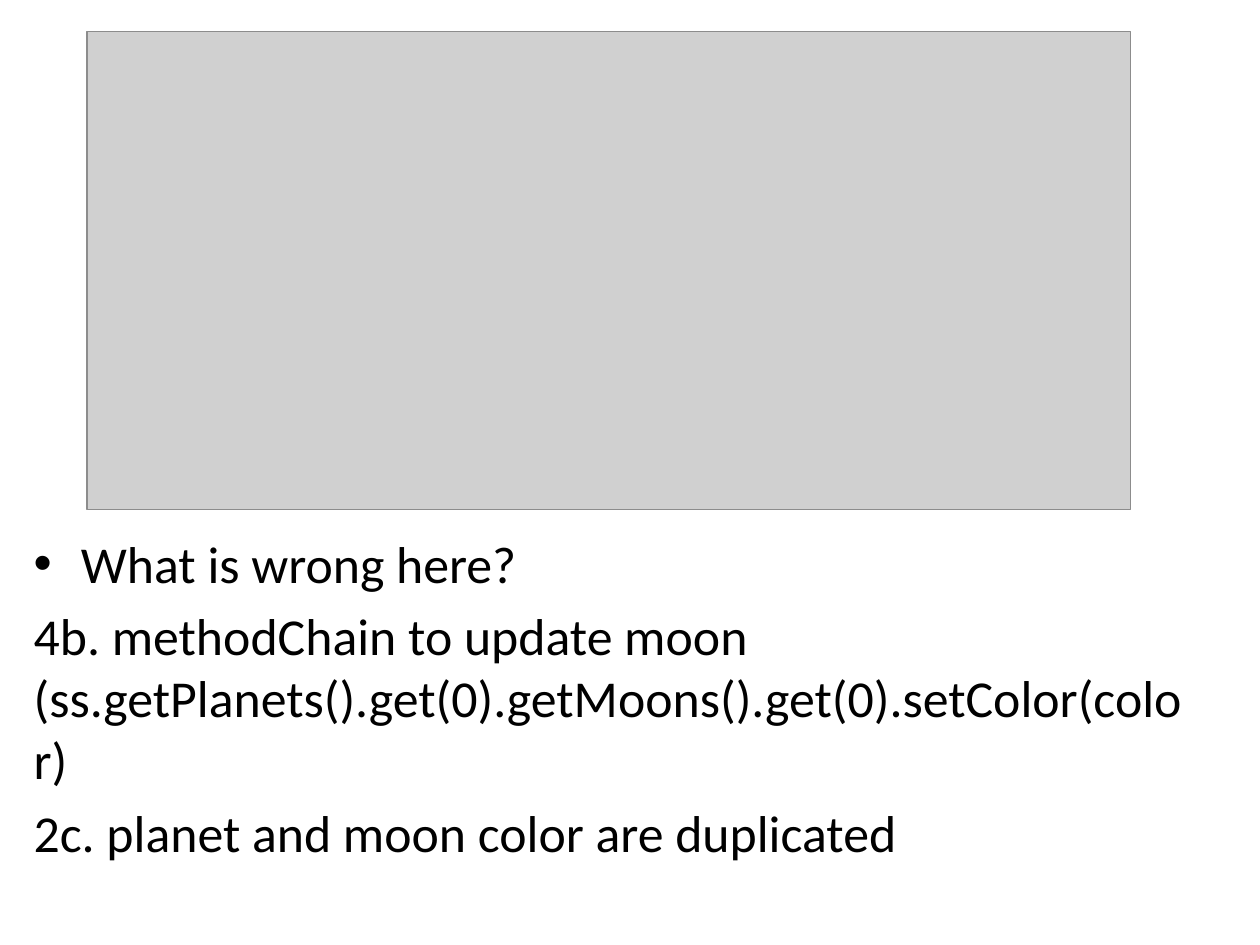
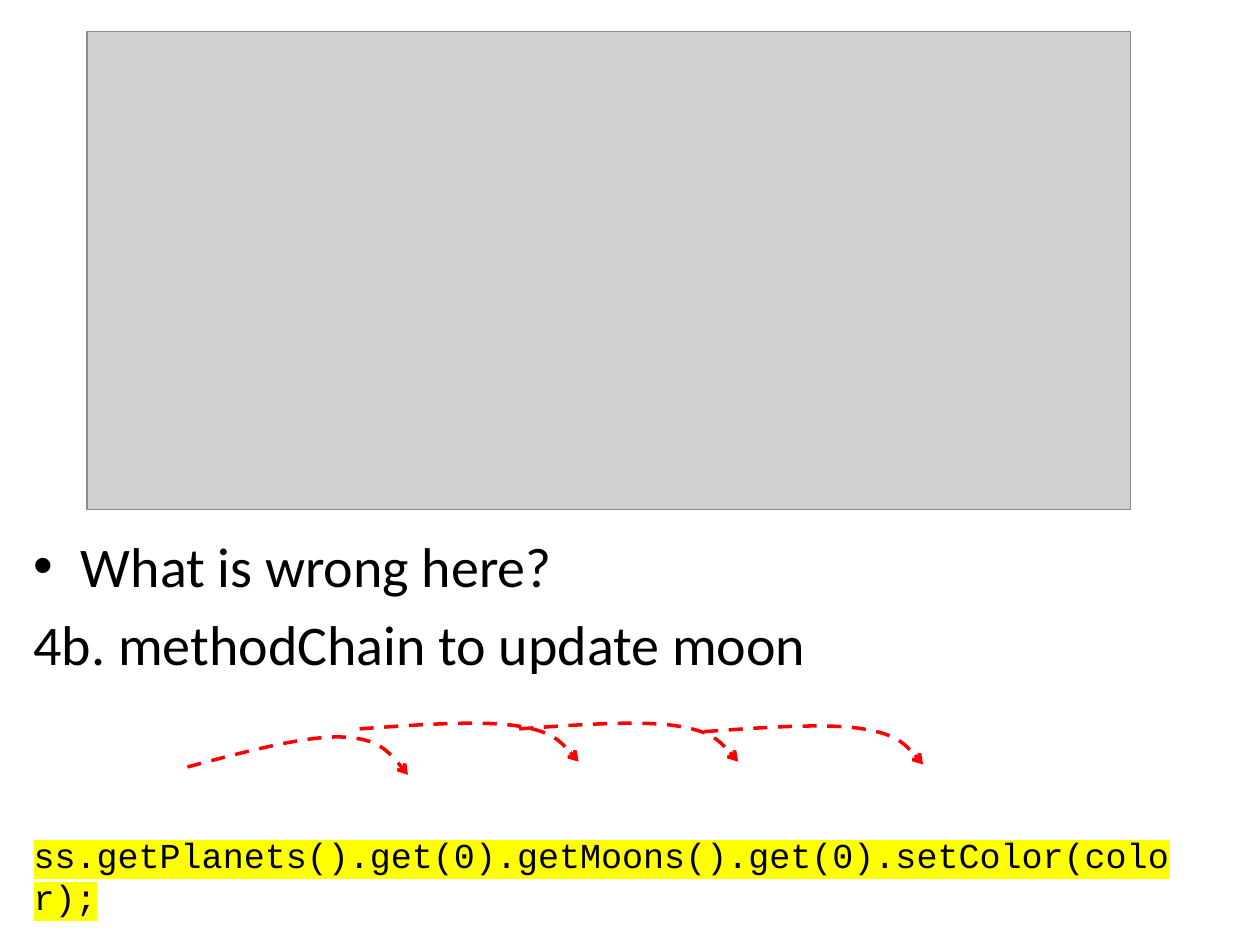
Before and after one commit to RHIT-CSSE/csse220, a slide deck: slide 34 of ClassMaterials/CohesionAndCoupling/Slides/Cohesion_And_Coupling.pptx (slide 29 before the commit). Drawn at 1260x945 pixels with LibreOffice and Linux fonts; fonts in the diff are those of the drawing; grey boxes stand for pictures. Boxes give left, top, right and bottom in pixels: in the first picture for what was removed or moved away, otherwise in the second. Text is boxed around its words. In the diff, an @@ line names an element or a change of style, - is before the commit and + after.

```diff
--- a/ClassMaterials/CohesionAndCoupling/Slides/Cohesion_And_Coupling.pptx
+++ b/ClassMaterials/CohesionAndCoupling/Slides/Cohesion_And_Coupling.pptx
@@ text at [81,548,552,597]: size 29.6 to 32 pt in "What is wrong here?" @@
@@ text at [34,626,1169,876]: text changed; size 29.6 to 20 pt; font Calibri to Courier New @@
-4b. methodChain to update moon (ss.getPlanets().get(0).getMoons().get(0).setColor(color)
-2c. planet and moon color are duplicated
+4b. methodChain to update moon
+ss.getPlanets().get(0).getMoons().get(0).setColor(color);
@@ freeform shape added at [359,707,583,762], outline #FF0000 2 pt dashed @@
@@ freeform shape added at [518,707,742,762], outline #FF0000 2 pt dashed @@
@@ freeform shape added at [703,710,927,764], outline #FF0000 2 pt dashed @@
@@ freeform shape added at [188,737,408,775], outline #FF0000 2 pt dashed @@
```
Also in this commit, not shown: 28 other slides changed, 9 slides added.
